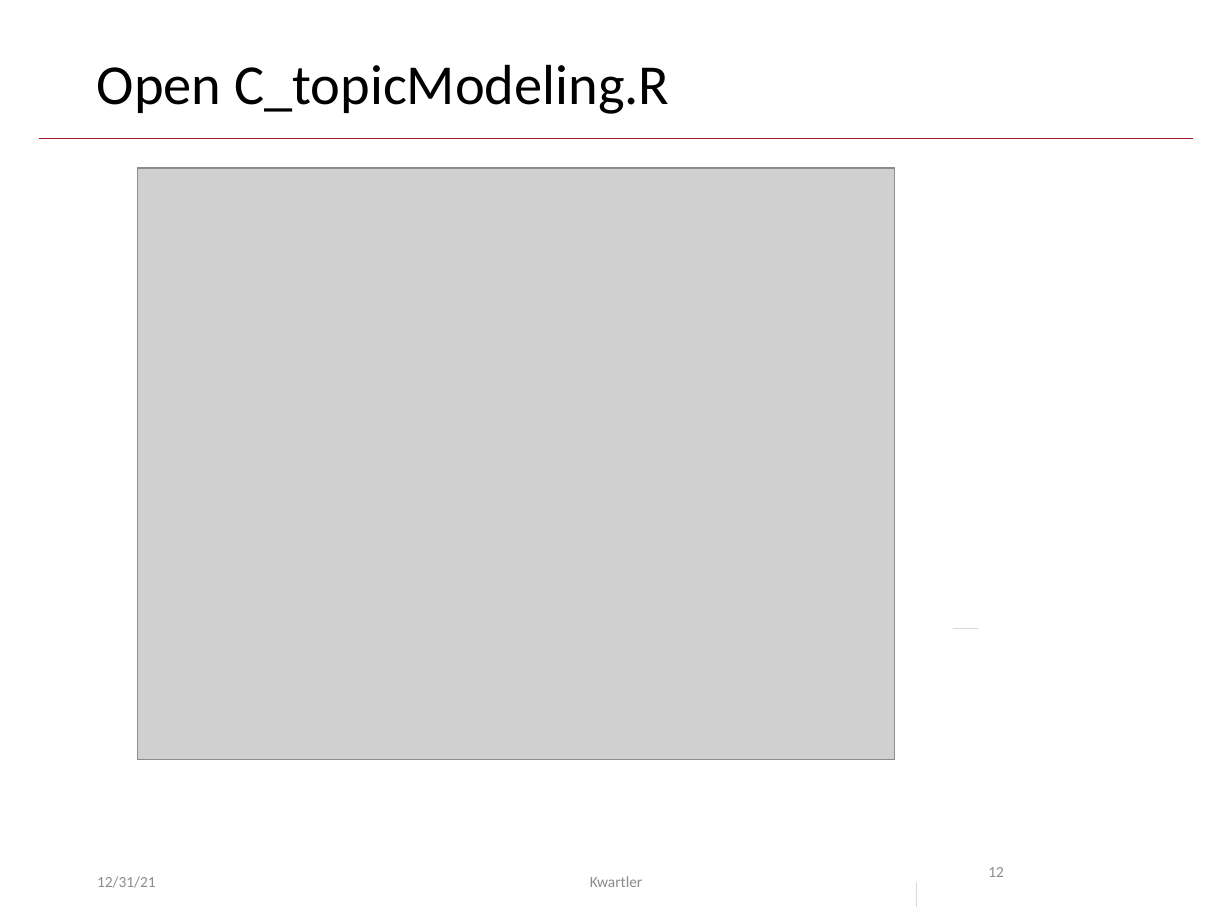
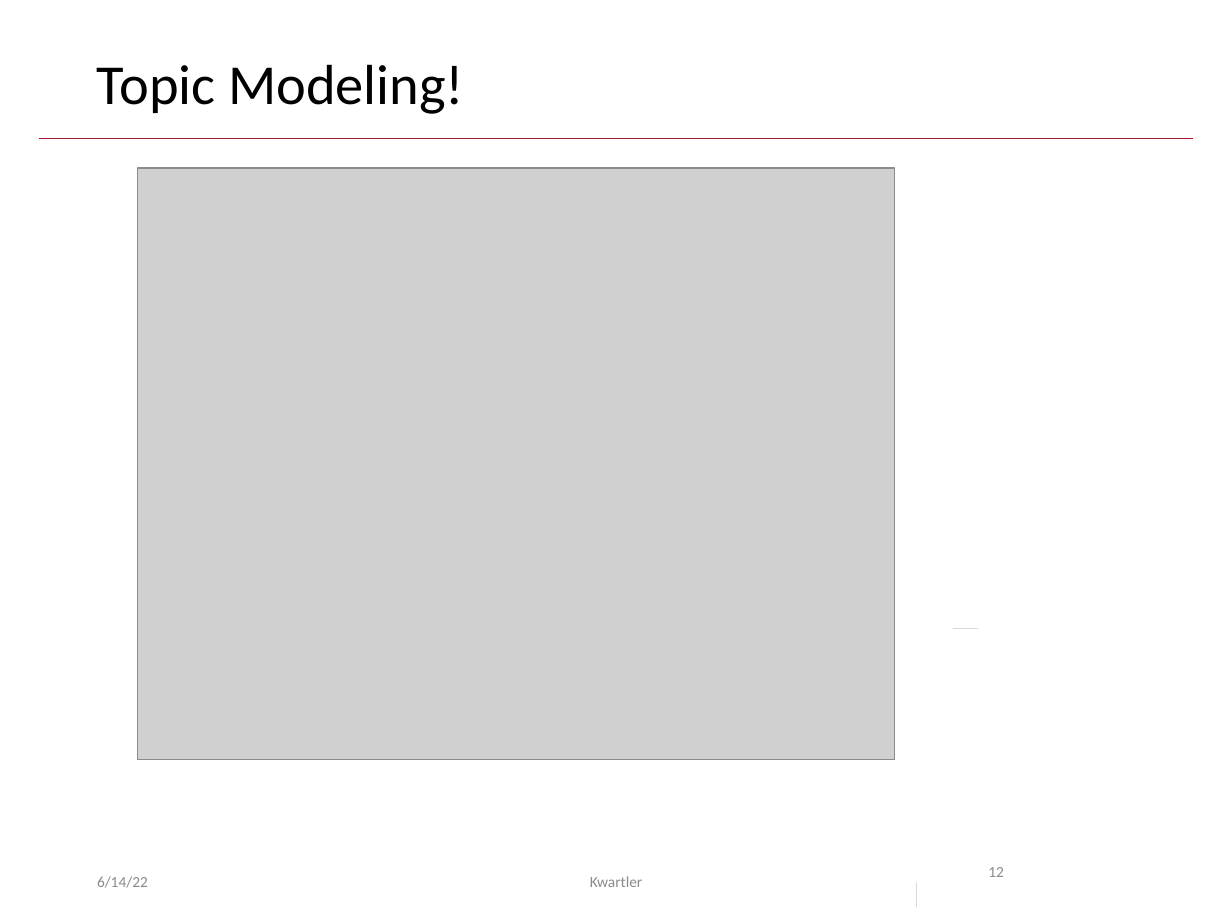
Before and after one commit to kwartler/GSERM_Text_Remote_student, a slide deck: slide 12 of student_lessons/C_Sentiment_Unsupervised/Day3_liveB_ClusteringReview.pptx. Drawn at 1232x924 pixels with LibreOffice and Linux fonts; fonts in the diff are those of the drawing; grey boxes stand for pictures; background and template pictures are left out. Boxes give left, top, right and bottom in pixels: in the first picture for what was removed or moved away, otherwise in the second. Text is boxed around its words. In the diff, an @@ line names an element or a change of style, - is before the commit and + after.

```diff
--- a/student_lessons/C_Sentiment_Unsupervised/Day3_liveB_ClusteringReview.pptx
+++ b/student_lessons/C_Sentiment_Unsupervised/Day3_liveB_ClusteringReview.pptx
@@ title at (97, 64, 464, 114): text changed @@
-Open C_topicModeling.R
+Topic Modeling!
@@ text at (97, 876, 148, 888): text changed @@
-12/31/21
+6/14/22
```
Also in this commit, not shown: 44 other slides changed, 14 other files.
